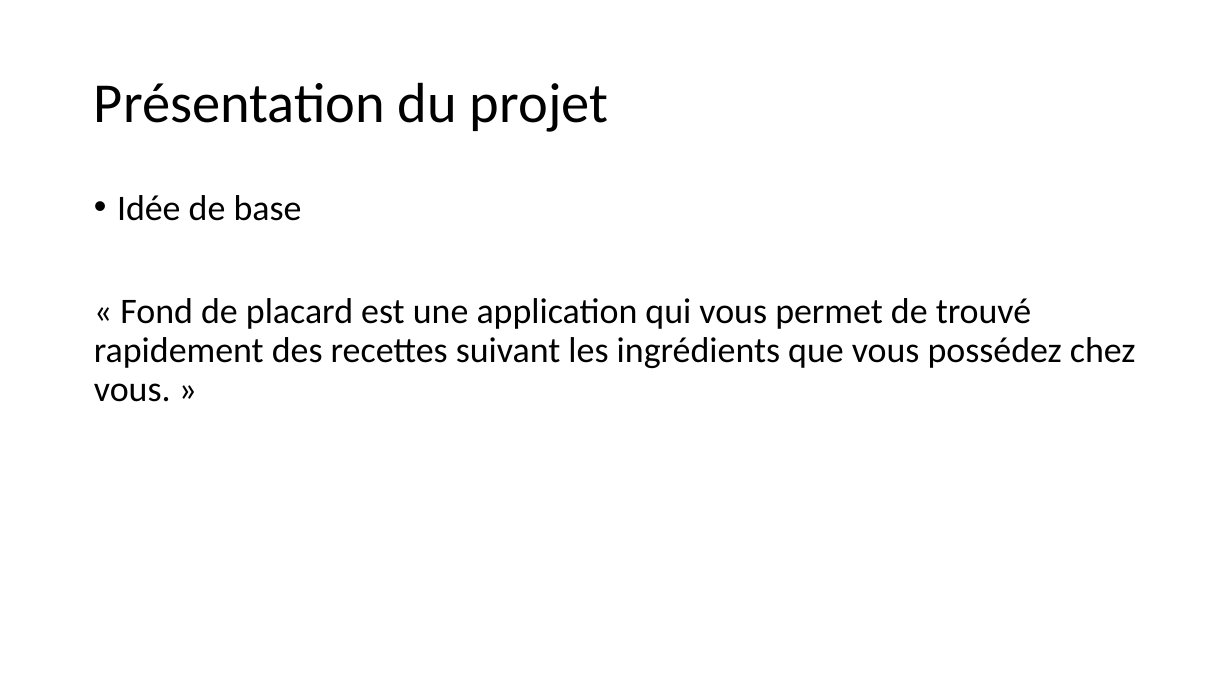
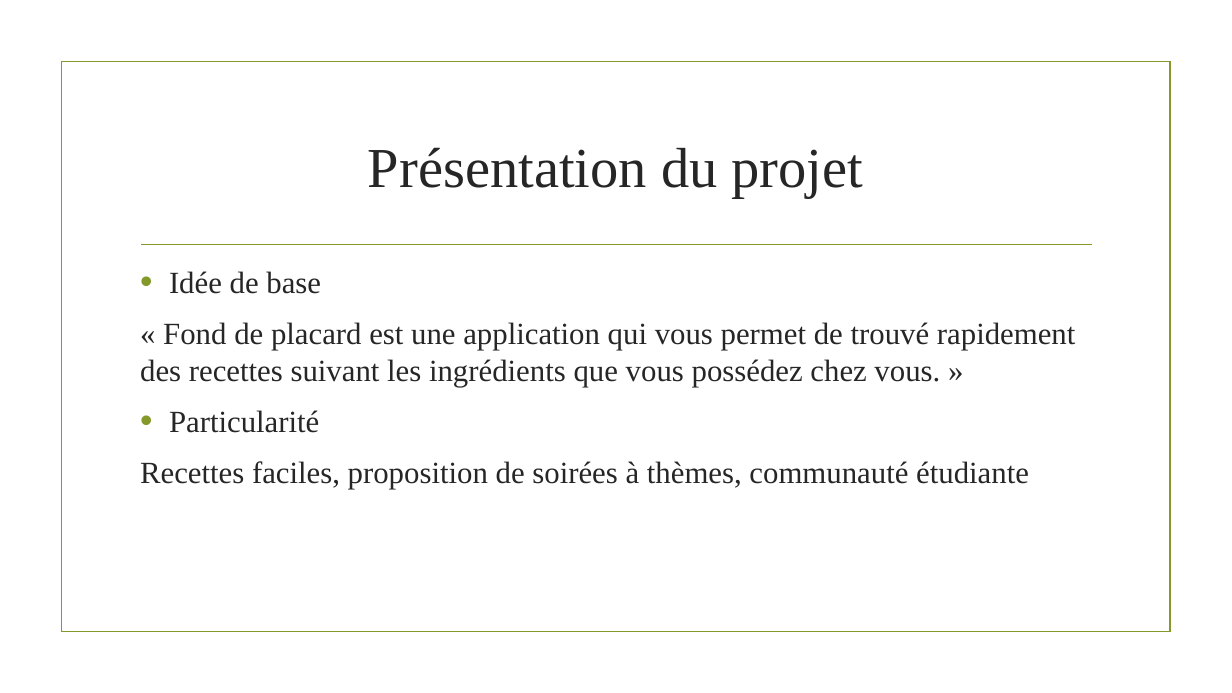
Before and after one commit to Pitoyable/Fond-de-Placard, a slide deck: slide 3 of docs/Fond de placard.pptx. Drawn at 1232x693 pixels with LibreOffice and Linux fonts; fonts in the diff are those of the drawing; background and template pictures are left out. Boxes give left, top, right and bottom in pixels: in the first picture for what was removed or moved away, otherwise in the second. Text is boxed around its words. In the diff, an @@ line names an element or a change of style, - is before the commit and + after.

```diff
--- a/docs/Fond de placard.pptx
+++ b/docs/Fond de placard.pptx
@@ rectangle added at <box>61,62,1170,632</box>, outline #83992A 1.25 pt @@
@@ title "Présentation du projet": place and size @@
-title "Présentation du projet" at <box>94,82,608,132</box>
+title "Présentation du projet" at <box>368,147,864,198</box>
@@ title "Présentation du projet" at <box>368,147,864,198</box>: font Calibri to Times New Roman, text colour #000000 to #262626; alignment left to centre; line spacing 0.9 to 1 @@
@@ text "Idée de base": place and size @@
-text "Idée de base" at <box>94,195,1136,402</box>
+text "Idée de base" at <box>140,271,1075,489</box>
@@ line added from (141, 245) to (1092, 245), #83992A 1.25 pt @@
@@ text at <box>140,271,1075,387</box>: size 28 to 24 pt, font Calibri to Times New Roman, text colour #000000 to #262626 in "Idée de base", "« Fond de placard est une application ..."; indent changed; line spacing 0.9 to 1 @@
@@ text at <box>140,410,1029,489</box>: paragraphs added @@
+• Particularité
+Recettes faciles, proposition de soirées à thèmes, communauté étudiante
```
Also in this commit, not shown: 1 other slide changed, 4 slides added, 2 slides removed, 9 other files.
